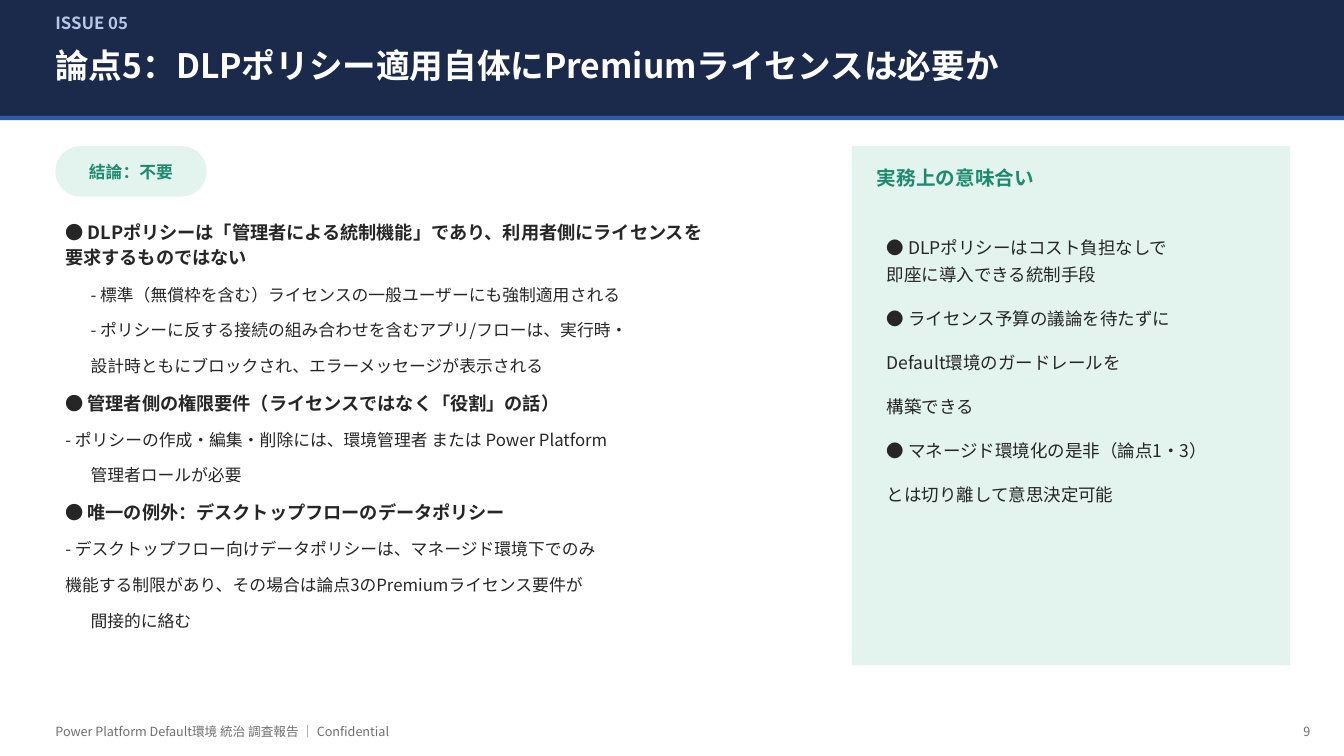
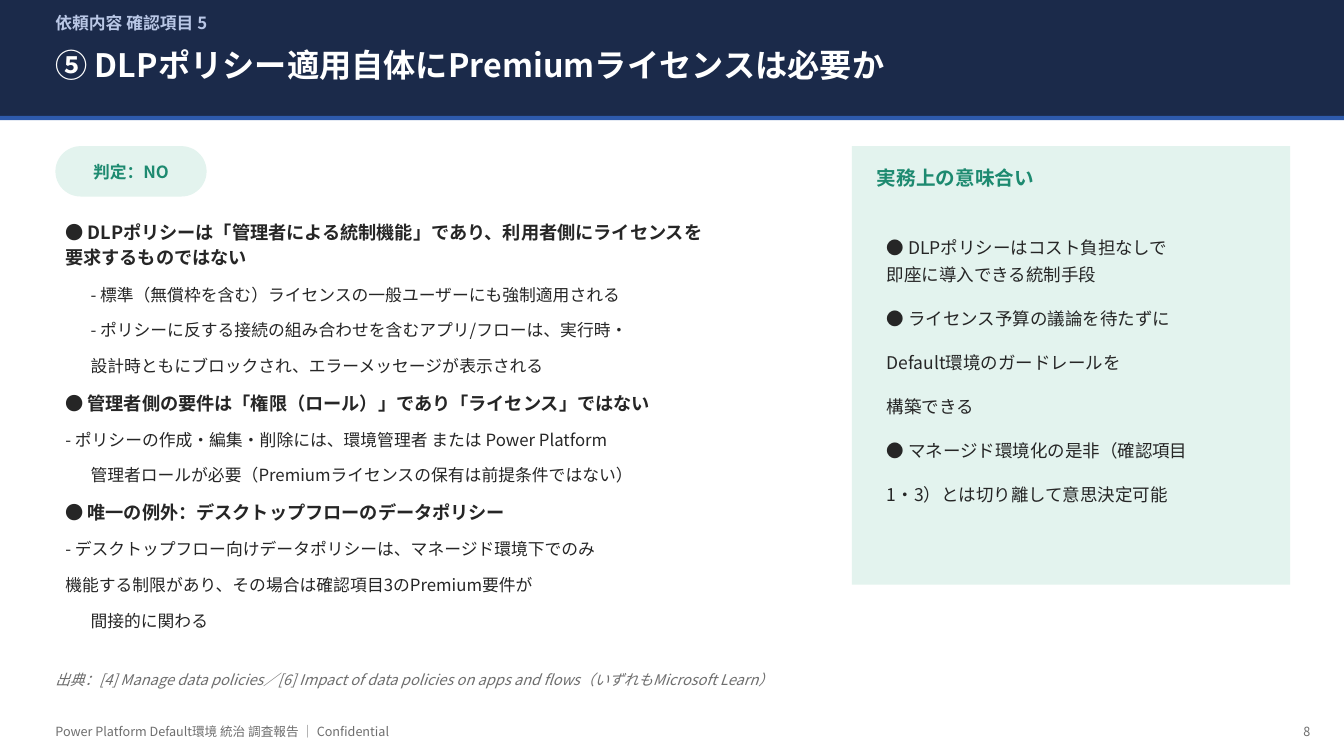
Before and after one commit to takuyanakamura881awc-beep/awc-naka881-repo, a slide deck: slide 8 of docs/PowerPlatform_DefaultEnv_Governance_Report.pptx (slide 9 before the commit). Drawn at 1344x756 pixels with LibreOffice and Linux fonts; fonts in the diff are those of the drawing. Boxes give left, top, right and bottom in pixels: in the first picture for what was removed or moved away, otherwise in the second. Text is boxed around its words. In the diff, an @@ line names an element or a change of style, - is before the commit and + after.

```diff
--- a/docs/PowerPlatform_DefaultEnv_Governance_Report.pptx
+++ b/docs/PowerPlatform_DefaultEnv_Governance_Report.pptx
@@ text at [55, 15, 207, 31]: text changed @@
-ISSUE 05
+依頼内容 確認項目 5
@@ text at [55, 49, 884, 80]: text changed; size 24 to 23 pt @@
-論点5：DLPポリシー適用自体にPremiumライセンスは必要か
+⑤ DLPポリシー適用自体にPremiumライセンスは必要か
@@ rectangle: place and size @@
-rectangle at [852, 146, 1291, 665]
+rectangle at [852, 146, 1291, 585]
@@ text in rounded rectangle at [93, 163, 169, 180]: text changed @@
-結論：不要
+判定：NO
@@ text at [75, 394, 650, 483]: text changed @@
-● 管理者側の権限要件（ライセンスではなく「役割」の話）
-- ポリシーの作成・編集・削除には、環境管理者 または Power Platform
-管理者ロールが必要
+● 管理者側の要件は「権限（ロール）」であり「ライセンス」ではない
+- ポリシーの作成・編集・削除には、環境管理者 または Power Platform
+管理者ロールが必要（Premiumライセンスの保有は前提条件ではない）
@@ text at [887, 442, 1187, 503]: text changed @@
-● マネージド環境化の是非（論点1・3）
-とは切り離して意思決定可能
+● マネージド環境化の是非（確認項目
+1・3）とは切り離して意思決定可能
@@ text at [65, 541, 595, 629]: text changed @@
-- デスクトップフロー向けデータポリシーは、マネージド環境下でのみ
-機能する制限があり、その場合は論点3のPremiumライセンス要件が
-間接的に絡む
+- デスクトップフロー向けデータポリシーは、マネージド環境下でのみ
+機能する制限があり、その場合は確認項目3のPremium要件が
+間接的に関わる
@@ text added at [55, 672, 773, 689], 10.5 pt, text #6E6E6E, italic @@
+出典：[4] Manage data policies／[6] Impact of data policies on apps and flows（いずれもMicrosoft Learn）
```
Also in this commit, not shown: 10 other slides changed, 1 slide added, 3 slides removed.
